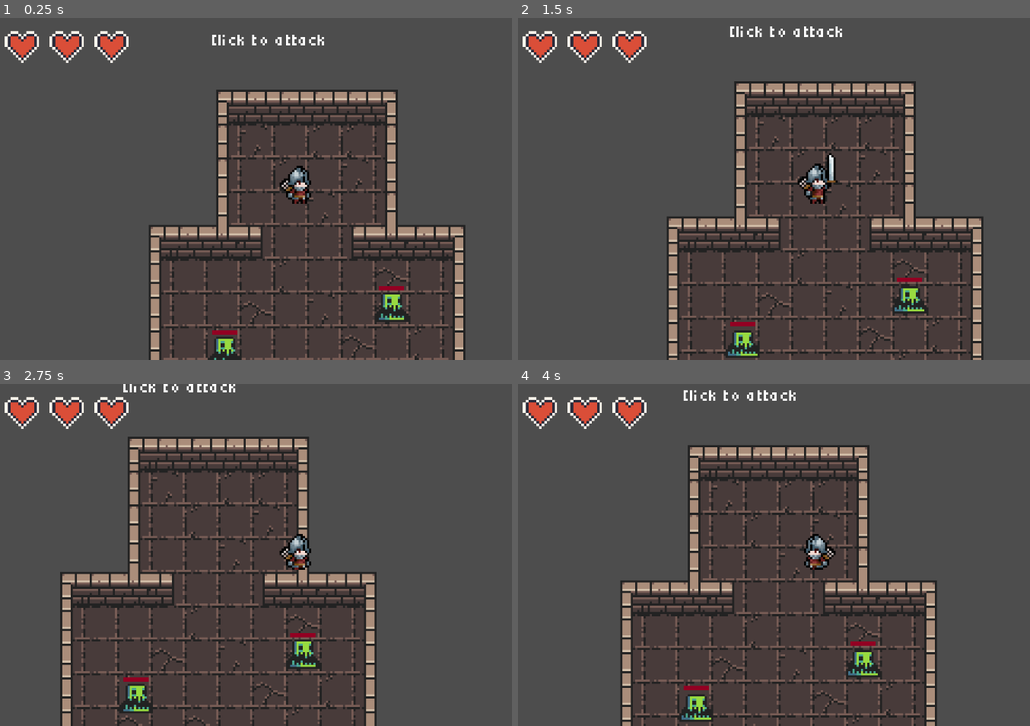
Above: before the commit, frames 1-4 (two rows, left to right).
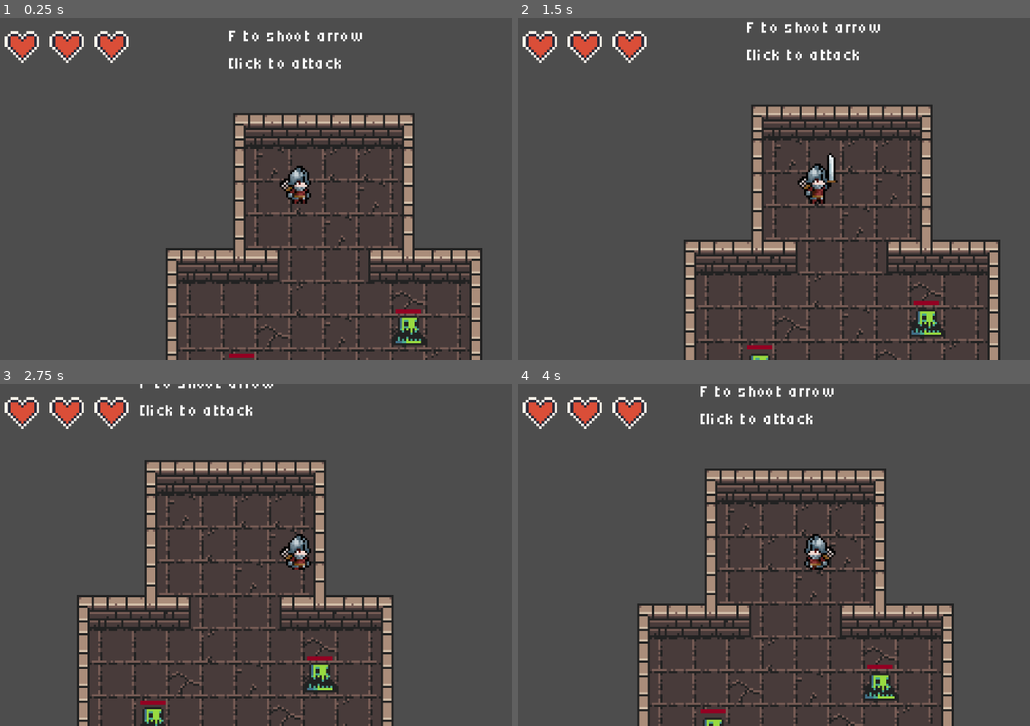
Above: after the commit, the same moments.

Repository: PaleBlueOrbit/Game-Off-2026-Roguelite
Game: Godot game, scene res://scenes/main.tscn
Same seed, same stepped clock (60 frames per second), same inputs: the game is played once before the commit and once after it.
Inputs (mouse positions are in pixels of both pictures, inside the frame that each line leads up to):
- Up to frame 1 (0.25 s): no input
- Up to frame 2 (1.5 s): tap Enter at 0.5, 1.25 s; move the mouse to (948, 171) at 0.52 s; hold Right (ui_right) 0.53-1.28 s; hold F (arrow) 0.53-1.28 s; click (948, 171) at 0.8 s; move the mouse to (697, 206) at 1.27 s; hold Down (ui_down) from 1.28 s (still down); click (697, 206) at 1.35 s
- Up to frame 3 (2.75 s): right-click (179, 572) at 1.55 s; tap Enter at 2 s; move the mouse to (358, 479) at 2.02 s; release Down (ui_down) at 2.03 s; hold Right (ui_right) from 2.03 s (still down); hold F (arrow) from 2.03 s (still down); right-click (358, 479) at 2.1 s
- Up to frame 4 (4 s): tap Enter at 2.75, 3.5 s; move the mouse to (784, 623) at 2.77 s; release Right (ui_right) at 2.78 s; release F (arrow) at 2.78 s; hold Up (ui_up) 2.78-3.53 s; tap F (arrow) at 2.85 s; click (784, 623) at 3.05 s; move the mouse to (999, 606) at 3.52 s; press the mouse at (999, 606) at 3.53 s; hold Left (ui_left) from 3.53 s (still down); right-click (999, 606) at 3.8 s

The runs differ from the first frame. In frame 1, 23% of the frame differs, in the area x 29-95%, y 3-100%; in frame 2, 23%; in frame 3, 24%, in the area x 11-77%, y 0-100%; in frame 4, 23%.

Commit message:
added next level ladders

Diff:
--- a/project.godot
+++ b/project.godot
@@ -64,6 +64,11 @@
 "events": [Object(InputEventKey,"resource_local_to_scene":false,"resource_name":"","device":-1,"window_id":0,"alt_press …(192 unchanged characters)…
 ]
 }
+next_level={
+"deadzone": 0.2,
+"events": [Object(InputEventMouseButton,"resource_local_to_scene":false,"resource_name":"","device":-1,"window_id":0,"alt_pressed":false,"shift_pressed":false,"ctrl_pressed":false,"meta_pressed":false,"button_mask":0,"position":Vector2(0, 0),"global_position":Vector2(0, 0),"factor":1.0,"button_index":2,"canceled":false,"pressed":false,"double_click":false,"script":null)
+]
+}
 
 [layer_names]
 
--- a/scenes/level_1.tscn
+++ b/scenes/level_1.tscn
@@ -6,6 +6,7 @@
 [ext_resource type="Texture2D" uid="uid://b4ki32e1cht2k" path="res://assets/atlas_walls_low-16x16.png" id="3_4nkto"]
 [ext_resource type="PackedScene" uid="uid://p8tapsvgdyqn" path="res://scenes/slime.tscn" id="5_4nkto"]
 [ext_resource type="FontFile" uid="uid://bgt733dikftc1" path="res://assets/fonts/Micro5-Regular.ttf" id="6_fcfvj"]
+[ext_resource type="PackedScene" uid="uid://dertmhqjpeivo" path="res://scenes/smoke_particles.tscn" id="7_pa8r4"]
 
 [sub_resource type="TileSetAtlasSource" id="TileSetAtlasSource_4nkto"]
 texture = ExtResource("1_rus8k")
@@ -763,6 +764,9 @@
 sources/0 = SubResource("TileSetAtlasSource_15mv3")
 
 [node name="Level 1" instance=ExtResource("1_5xbjy")]
+replacement_atlas_coords = Vector2i(2, 2)
+tiles_to_change = Array[Vector2i]([Vector2i(-1, 2), Vector2i(-1, -2)])
+next_level_path = "uid://ci1627dbf14x4"
 
 [node name="Floor" type="TileMapLayer" parent="." index="0"]
 tile_map_data = PackedByteArray("AAD9//z/AAACAAAAAAD9//3/AAAAAAAAAAD+//3/AAABAAEAAAD+//z/AAAAAAAAAAD///z/AAABAAEAAAAAAP …(912 unchanged characters)…
@@ -773,7 +777,7 @@
 tile_set = SubResource("TileSet_e3sih")
 
 [node name="spawn_point" parent="." index="2"]
-position = Vector2(-20, -33)
+position = Vector2(-28, -44)
 
 [node name="Slime" parent="." index="3" instance=ExtResource("5_4nkto")]
 position = Vector2(24, 22)
@@ -795,3 +799,6 @@
 F to shoot arrow
 Click to attack
 "
+
+[node name="SmokeParticles" parent="." index="8" instance=ExtResource("7_pa8r4")]
+position = Vector2(-8, 40)
--- a/scenes/level_2.tscn
+++ b/scenes/level_2.tscn
@@ -762,9 +762,11 @@
 sources/0 = SubResource("TileSetAtlasSource_ne2mo")
 
 [node name="Level 2" instance=ExtResource("1_eqxsl")]
+replacement_atlas_coords = Vector2i(2, 2)
+tiles_to_change = Array[Vector2i]([Vector2i(12, -1)])
 
 [node name="Floor" type="TileMapLayer" parent="." index="0"]
-tile_map_data = PackedByteArray("AAD9//3/AAAAAAAAAAD+//3/AAA …(936 unchanged characters)… LAP7/AAAAAAAAAAAMAP7/AAAAAAAAAAAMAP//AAACAAIAAAAMAAAAAAAAAAAAAAAMAAEAAAAAAAAAAAALAAE …(783 unchanged characters)…
+tile_map_data = PackedByteArray("AAD9//3/AAAAAAAAAAD+//3/AAA …(936 unchanged characters)… LAP7/AAAAAAAAAAAMAP7/AAAAAAAAAAAMAP//AAAAAAAAAAAMAAAAAAAAAAAAAAAMAAEAAAAAAAAAAAALAAE …(783 unchanged characters)…
 tile_set = SubResource("TileSet_y0kc7")
 
 [node name="Walls" type="TileMapLayer" parent="." index="1"]
--- a/scenes/main.tscn
+++ b/scenes/main.tscn
@@ -8,3 +8,4 @@
 next_scene_path = "uid://ci1627dbf14x4"
 
 [node name="Level 1" parent="." instance=ExtResource("2_0wfyh")]
+tiles_to_change = Array[Vector2i]([Vector2i(-1, 2)])
--- a/scenes/slime.tscn
+++ b/scenes/slime.tscn
@@ -74,7 +74,7 @@
 [sub_resource type="CircleShape2D" id="CircleShape2D_vnioy"]
 radius = 21.3776
 
-[node name="Slime" type="Area2D"]
+[node name="Slime" type="Area2D" groups=["enemies"]]
 z_index = 5
 script = ExtResource("1_2npkn")
 damage_amount = 1
--- /dev/null
+++ b/scenes/smoke_particles.tscn
@@ -0,0 +1,24 @@
+[gd_scene load_steps=4 format=3 uid="uid://dertmhqjpeivo"]
+
+[sub_resource type="Curve" id="Curve_7vcy5"]
+_data = [Vector2(0, 1), 0.0, 0.0, 0, 0, Vector2(1, 0), 0.0, 0.0, 0, 0]
+point_count = 2
+
+[sub_resource type="CurveTexture" id="CurveTexture_e4mxh"]
+curve = SubResource("Curve_7vcy5")
+
+[sub_resource type="ParticleProcessMaterial" id="ParticleProcessMaterial_28vnp"]
+particle_flag_disable_z = true
+spread = 180.0
+initial_velocity_min = 10.0
+initial_velocity_max = 30.0
+gravity = Vector3(0, 0, 0)
+scale_max = 5.0
+scale_curve = SubResource("CurveTexture_e4mxh")
+
+[node name="SmokeParticles" type="GPUParticles2D"]
+emitting = false
+amount = 200
+one_shot = true
+explosiveness = 1.0
+process_material = SubResource("ParticleProcessMaterial_28vnp")
--- a/scripts/base_level.gd
+++ b/scripts/base_level.gd
@@ -1,7 +1,66 @@
 extends Node2D
+class_name BaseLevel
+
+@export_group("Replacement Tile Config")
+@export var replacement_source_id: int = 0
+@export var replacement_atlas_coords: Vector2i = Vector2i(0, 0)
+
+@export_group("Level Clear Settings")
+@export var tiles_to_change: Array[Vector2i] = [] # Grid coordinates to replace with a new tile
+
+@export_file("*.tscn") var next_level_path: String
+
+
+@onready var floor_layer: TileMapLayer = $Floor
+
+var is_level_cleared: bool = false
+
 
 func _ready() -> void:
+	add_to_group("current_level")
+
 	if has_node("Soldier") and has_node("spawn_point"):
 		$Soldier.global_position = $spawn_point.global_position
 	else:
 		print("Soldier not found. Cannot set spawn point!!!")
+
+	await get_tree().process_frame
+	check_enemies()
+
+func unlock_level() -> void:
+	print("tiles to change: ", tiles_to_change)
+	for coords in tiles_to_change:
+		floor_layer.set_cell(coords, replacement_source_id, replacement_atlas_coords)
+		print("changing cell: ", coords)
+	print("Level cleared!")
+	is_level_cleared = true
+
+func check_enemies() -> void:
+	print("Checking Enemies")
+	if is_level_cleared:
+		return
+	if is_inside_tree():
+		await get_tree().process_frame
+	var remaining_enemies = get_tree().get_nodes_in_group("enemies")
+	if remaining_enemies.size() == 0:
+		unlock_level()
+
+func is_target_tile(grid_pos: Vector2i) -> bool:
+	return tiles_to_change.has(grid_pos)
+
+
+func _unhandled_input(event: InputEvent) -> void:
+
+	if Input.is_action_just_pressed("next_level"):
+		print("handling next level")
+		var player = find_child("Soldier", true, false)
+		if player:
+			print("found player")
+			var player_grid_pos: Vector2i = floor_layer.local_to_map(player.global_position)
+			if is_target_tile(player_grid_pos):
+				if next_level_path != "":
+					print("trying to load next level")
+					Global.level_completed.emit(next_level_path)
+				else:
+					print("Game Complete! No next level specified.")
+				return
--- a/scripts/global.gd
+++ b/scripts/global.gd
@@ -9,7 +9,7 @@
 var crit_chance: float = 35
 
 signal health_changed(current: int, max_health: int)
-
+signal level_completed(next_level_file_path: String)
 
 
 #to be added:
@@ -20,7 +20,7 @@
 
 func calculate_damage() -> int:
 	if randf_range(0.0, 100.0) <= crit_chance:
-		print("Critical Hit!")
+		#print("Critical Hit!")
 		return player_damage * 2.0
 	else:
 		return player_damage
--- a/scripts/main.gd
+++ b/scripts/main.gd
@@ -2,7 +2,11 @@
 
 @export_file("*.tscn") var next_scene_path: String
 
+var current_level: Node = null
+
 func _ready() -> void:
+	Global.level_completed.connect(_on_level_completed)
+	current_level = $Level1
 	randomize()
 
 func _unhandled_input(event: InputEvent) -> void:
@@ -11,3 +15,10 @@
 			get_tree().change_scene_to_file(next_scene_path)
 		else:
 			print("Warning: No next scene path assigned!")
+
+
+func _on_level_completed(next_path: String) -> void:
+	if next_path != "":
+		get_tree().change_scene_to_file(next_scene_path)
+	else:
+		print("No next level path specified. Game Complete!")
--- a/scripts/slime.gd
+++ b/scripts/slime.gd
@@ -24,7 +24,6 @@
 	attack_timer.autostart = true
 	attack_timer.timeout.connect(_on_attack_timer_timeout)
 
-
 func _on_body_exited(body: Node2D) -> void:
 	if body == player_inside:
 		player_inside = null
@@ -37,7 +36,12 @@
 func _on_attack_timer_timeout() -> void:
 	can_attack = true
 
+
 func die() -> void:
+	remove_from_group("enemies")
+	var levels = get_tree().get_nodes_in_group("current_level")
+	if levels.size() > 0:
+		levels[0].check_enemies()
 	queue_free()
 
 func attack() -> void:
@@ -61,14 +65,14 @@
 
 	var mat = sprite.material as ShaderMaterial
 	if mat:
-		print("activating shader")
+		#print("activating shader")
 		mat.set_shader_parameter("flash_modifier", 1.0)
 		var tween = create_tween()
 		tween.tween_property(mat, "shader_parameter/flash_modifier", 0.0, 0.15)
 	else:
 		print("shader error")
 
-	print("slimes health = ", health)
+	#print("slimes health = ", health)
 	if health <= 0:
 		die()
 
@@ -79,9 +83,9 @@
 
 func _on_attack_area_body_entered(body: Node2D) -> void:
 	player_in_range = true
-	print("player in range")
+	#print("player in range")
 
 
 func _on_attack_area_body_exited(body: Node2D) -> void:
 	player_in_range = false
-	print("player not in range")
+	#print("player not in range")
--- a/scripts/soldier.gd
+++ b/scripts/soldier.gd
@@ -30,7 +30,7 @@
 
 
 	Global.player_health -= amount
-	print("You took ", amount, "damage", "  New Health: ", Global.player_health)
+	#print("You took ", amount, "damage", "  New Health: ", Global.player_health)
 
 	Global.health_changed.emit(Global.player_health, Global.max_health)
 	if Global.player_health <= 0:
@@ -62,7 +62,7 @@
 
 func _on_attack_timer_timeout() -> void:
 	can_attack = true
-	print("Ready to attack again!")
+	#print("Ready to attack again!")
 
 func arrow() -> void:
 	can_attack = false
@@ -72,15 +72,17 @@
 	await sprite.animation_finished
 	ray_cast.force_raycast_update()
 	if ray_cast.is_colliding():
-		print("ray cast is colliding")
+		#print("ray cast is colliding")
 		var collider = ray_cast.get_collider()
 		if collider.get_parent().has_method("take_damage"):
 			collider.get_parent().take_damage()
-			print("Hit enemy instantly: ", collider.name)
+			#print("Hit enemy instantly: ", collider.name)
 		else:
-			print("no damage function")
+			#print("no damage function")
+			pass
 	else:
-		print("ray cast not colliding")
+		#print("ray cast not colliding")
+		pass
 	is_attacking = false
 
 
Not shown: 1 places in scenes/level_1.tscn that only renumber resources
